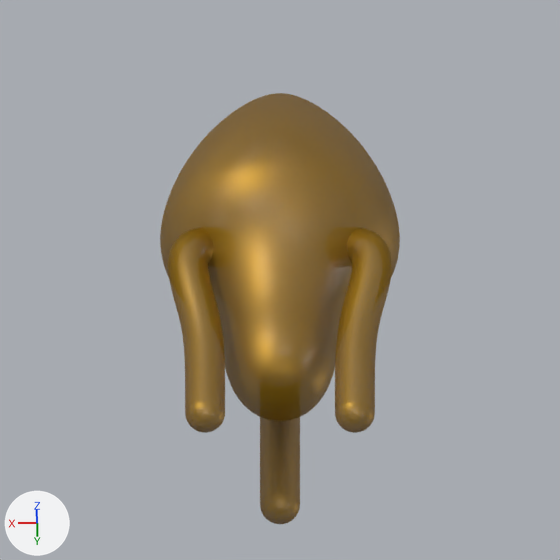
Before and after pictures for a commit that changed the Blender file Blends - Projectiles/Polaron Rocket/Polaron Rocket.blend.
Camera for both pictures: the file's camera 'Ship Top.001'. The lights are fixed; the arrows at lower left show +X, +Y and +Z.

The scene before the commit, as lines of its bpy script (objects in view):
```python
me_sphere = bpy.data.meshes.new('Sphere')
me_sphere.from_pydata(...)  # 578 vertices, 608 faces; spans x -1.01..1.01, y -1.01..1.01, z -1.17..0.82
me_sphere.polygons.foreach_set('use_smooth', [True] * 608)
me_sphere.materials.append(mat_outer_core)  # yellow #ac8010
me_sphere_002 = bpy.data.meshes.new('Sphere.002')
me_sphere_002.from_pydata(...)  # 769 vertices, 768 faces; spans x 0.053..0.171, y -0.054..0.381, z 0.013..0.111
me_sphere_002.polygons.foreach_set('use_smooth', [True] * 768)
me_sphere_002.materials.append(mat_tail_outer)  # yellow #ac8010
ob_sphere = bpy.data.objects.new('Sphere', me_sphere)
ob_sphere.parent = ob_polaron_rocket
ob_sphere.location = (0.0, 0.0, 0.0)
ob_sphere.rotation_euler = (-1.571, 2.094, 0.0)  # degrees (-90, 120, 0)
ob_sphere.scale = (0.183, 0.183, 0.325)
_m = ob_sphere.modifiers.new('Subdivision', 'SUBSURF')
_m.levels = 2
ob_sphere_004 = bpy.data.objects.new('Sphere.004', me_sphere_002)
ob_sphere_004.parent = ob_polaron_rocket
ob_sphere_004.location = (0.0, 0.0, 0.0)
_m = ob_sphere_004.modifiers.new('Subdivision', 'SUBSURF')
_m = ob_sphere_004.modifiers.new('Array', 'ARRAY')
_m.count = 3
_m.use_relative_offset = False
_m.use_object_offset = True
_m.offset_object = ob_empty
```
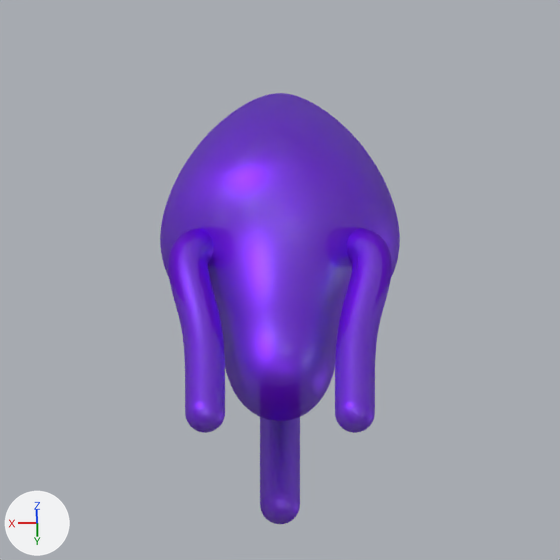
Boxes (x1, y1, x2, y2) around the edits, measured in the pictures (560 x 560 px):
'Sphere', recoloured: (160, 93, 400, 421) in both
'Sphere.004', recoloured: (168, 228, 392, 524) in both

Edits to the bpy script that builds the scene:
```text
Add mat_purple_tail_outer:
    mat_purple_tail_outer = principled_material('Purple Tail Outer')
    mat_purple_tail_outer.base_color = (0.212, 0.0, 1.0)  # purple #7f00ff
    mat_purple_tail_outer.metallic = 0.7
    mat_purple_tail_outer.alpha = 0.75
Add mat_purple_core_outer:
    mat_purple_core_outer = principled_material('Purple Core Outer')
    mat_purple_core_outer.base_color = (0.212, 0.0, 1.0)  # purple #7f00ff
    mat_purple_core_outer.metallic = 0.7
    mat_purple_core_outer.alpha = 0.75
Change me_sphere:
    where me_sphere.from_pydata(...)  # 578 vertices, 608 faces; spans x -1.01..1.01, y -1.01..1.01, z -1.17..0.82
    remove me_sphere.materials.append(mat_outer_core)  # yellow #ac8010
    add me_sphere.materials.append(mat_purple_core_outer)  # purple #7f00ff
Change me_sphere_002:
    where me_sphere_002.from_pydata(...)  # 769 vertices, 768 faces; spans x 0.053..0.171, y -0.054..0.381, z 0.013..0.111
    remove me_sphere_002.materials.append(mat_tail_outer)  # yellow #ac8010
    add me_sphere_002.materials.append(mat_purple_tail_outer)  # purple #7f00ff
```
